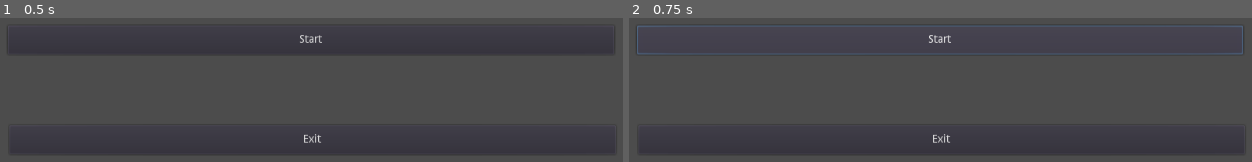
Above: before the commit, frames 1-2 (left to right).
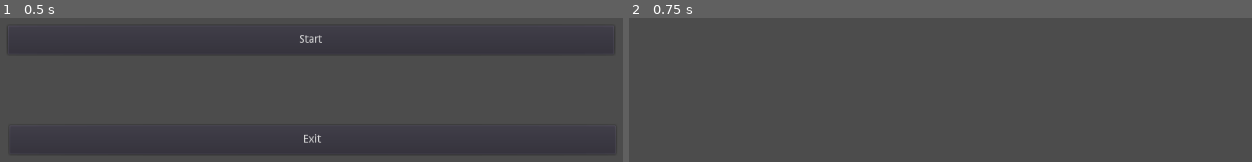
Above: after the commit, the same moments.

Repository: Mechasparrow/Novarod
Game: Godot game, scene res://_Scenes/Menu.tscn
Two runs of this game, one before a commit and one after it. Both use one fixed random seed, a clock stepped at 60 frames per second and the inputs below.
Inputs:
- Up to frame 1 (0.5 s): no input
- Up to frame 2 (0.75 s): click "Start" at 0.5 s

Frame 1 is identical in both runs. In frame 2, 1.6% of the frame differs, in the area x 1-99%, y 5-94%.

Commit message:
Menu

Diff:
--- /dev/null
+++ b/_Scenes/Level_1.tscn
@@ -0,0 +1,3 @@
+[gd_scene format=2]
+
+[node name="World" type="Node"]
--- /dev/null
+++ b/_Scenes/Menu.gd
@@ -0,0 +1,27 @@
+extends Node
+
+# class member variables go here, for example:
+# var a = 2
+# var b = "textvar"
+
+var level_one = preload("res://_Scenes/Level_1.tscn")
+
+func _ready():
+	# Called every time the node is added to the scene.
+	# Initialization here
+	pass
+
+#func _process(delta):
+#	# Called every frame. Delta is time since last frame.
+#	# Update game logic here.
+#	pass
+
+
+
+func exit_btn_press():
+
+	get_tree().quit()
+
+func start_btn_press():
+
+	get_tree().change_scene_to(level_one)
--- a/_Scenes/Menu.tscn
+++ b/_Scenes/Menu.tscn
@@ -1,6 +1,10 @@
-[gd_scene format=2]
+[gd_scene load_steps=2 format=2]
+
+[ext_resource path="res://_Scenes/Menu.gd" type="Script" id=1]
 
 [node name="Node" type="Node" index="0"]
+
+script = ExtResource( 1 )
 
 [node name="Start_btn" type="Button" parent="." index="0"]
 
@@ -51,3 +55,7 @@
 flat = false
 align = 1
 _sections_unfolded = [ "custom_fonts" ]
+
+[connection signal="button_down" from="Start_btn" to="." method="start_btn_press"]
+
+[connection signal="button_down" from="Exit_btn" to="." method="exit_btn_press"]
